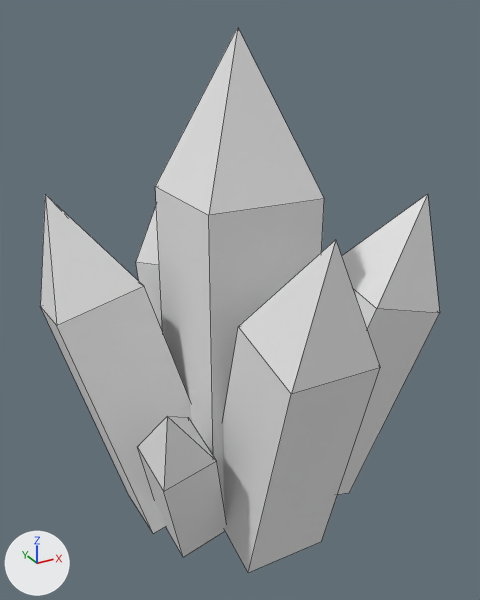
What one commit did to the Blender file blends/crystal.blend.
Before and after are seen from a 50 mm lens placed at (-0.75, -2.79, 2.2), pointed at (0.5, -0.52, 1.06). Lighting does not change. The marker at lower left points along +X, +Y and +Z. Mesh edges are drawn as thin lines.

In view in the first picture: 'Main'.
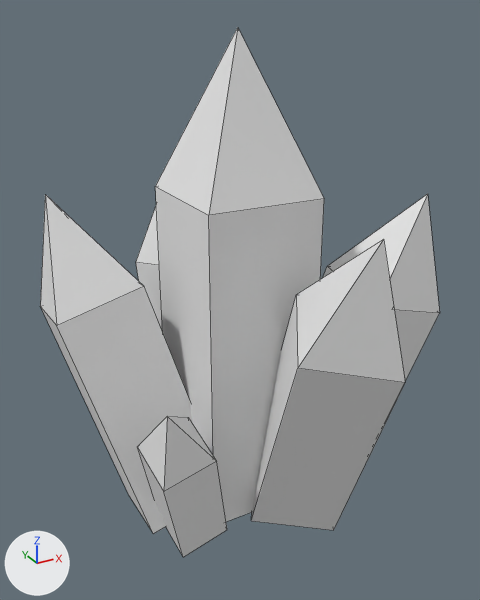
Edits to the scene script, one JSON object a line:
```json
{"block": "me_cone", "where": "me_cone.from_pydata(...)  # 54 vertices, 54 faces; spans x -0.25..1.31, y -1.23..0.25, z -0.02..2.13"}
{"block": "me_cone", "where": "# used by ob_main; location = (0.0, 0.0, 0.0)"}
{"block": "me_cone", "change": "me_cone part 1: the loose piece of 9 vertices spanning x 0.3..0.68, y -1.23..-0.59, z 0.02..1.52 is multiplied about its middle by the matrix ((0.867, 0.49, 0.085), (-0.476, 0.867, -0.145), (-0.145, 0.085, 0.986)), then moved by (0.18, -0.01, 0.04)"}
```

Changed parts and their boxes (x1, y1, x2, y2) in the pictures (480 x 600 px; the box of a moved part takes in the faces that stretch with it):
```json
{"object": "Main", "change": "reshaped", "before": [40, 27, 440, 573], "after": [40, 27, 440, 557]}
{"part": 1, "of": "me_cone", "change": "moved or reshaped", "before": [223, 240, 380, 573], "after": [251, 239, 405, 530]}
```
